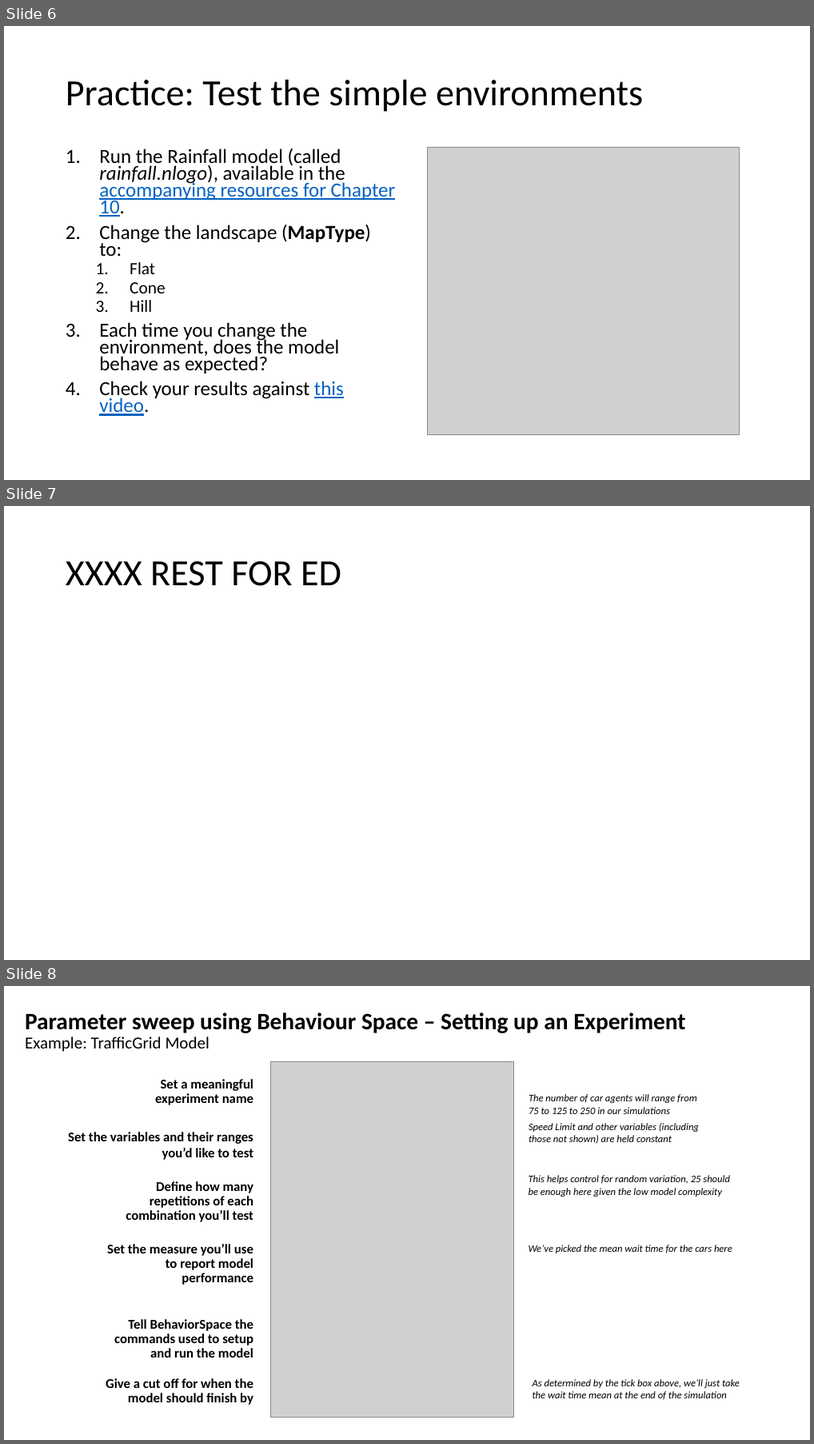
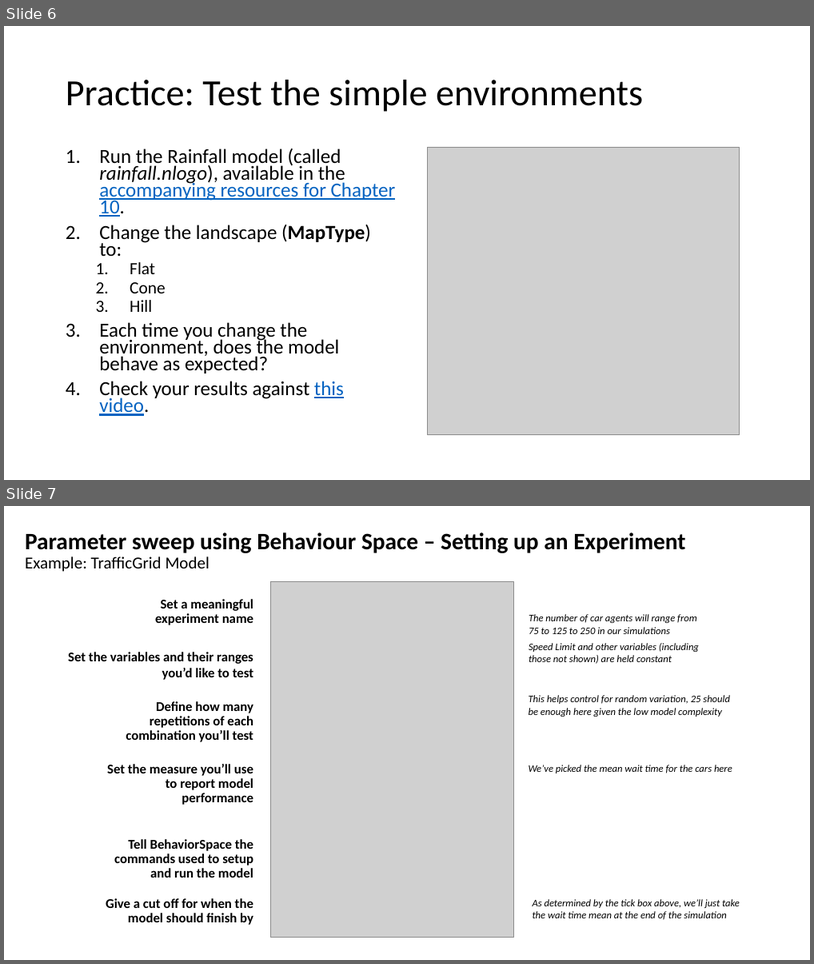
Before and after one commit to abmgis/abmgis, a slide deck: Chapter10-EvaluatingModels/Chapter10_Tutorial.pptx. Shown one above the other, each under a label of ours: slides 6, 7 and 8 before the commit, slides 6 and 7 after it. The pictures are 814x1444 and 814x964 pixels, drawn with LibreOffice and Linux fonts; fonts in the diff are those of the drawing; grey boxes stand for pictures. Boxes give left, top, right and bottom in pixels: in the first picture for what was removed or moved away, otherwise in the second. Text is boxed around its words. In the diff, an @@ line names an element or a change of style, - is before the commit and + after.

```diff
--- a/Chapter10-EvaluatingModels/Chapter10_Tutorial.pptx
+++ b/Chapter10-EvaluatingModels/Chapter10_Tutorial.pptx
@@ slide 7 removed at (4,506,810,960), background #FFFFFF @@
@@ title removed at (66,561,342,586) @@
-XXXX REST FOR ED
@@ what was slide 8 is now slide 7 @@
```
Also in this commit, not shown: 1 slide changed, 1 slide added, 6 other files.
